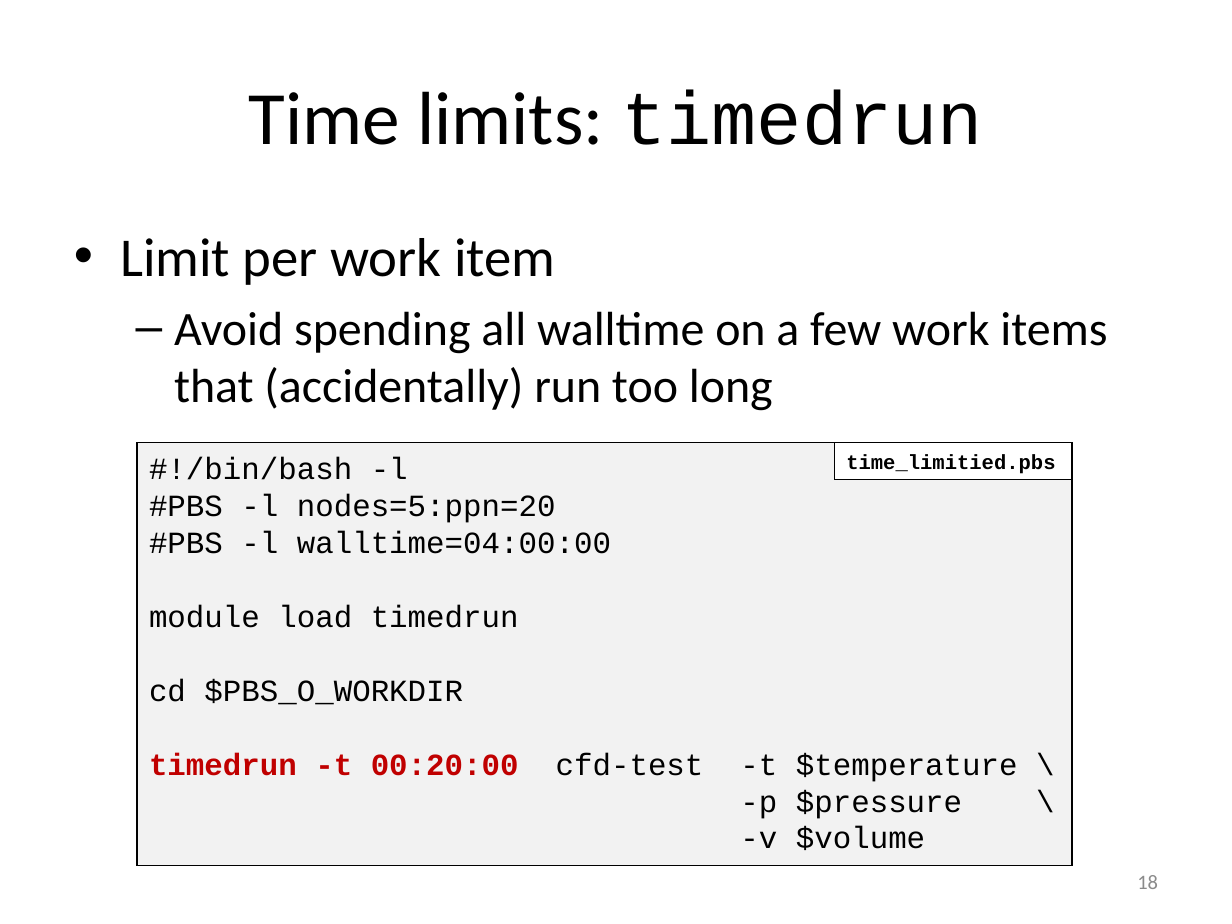
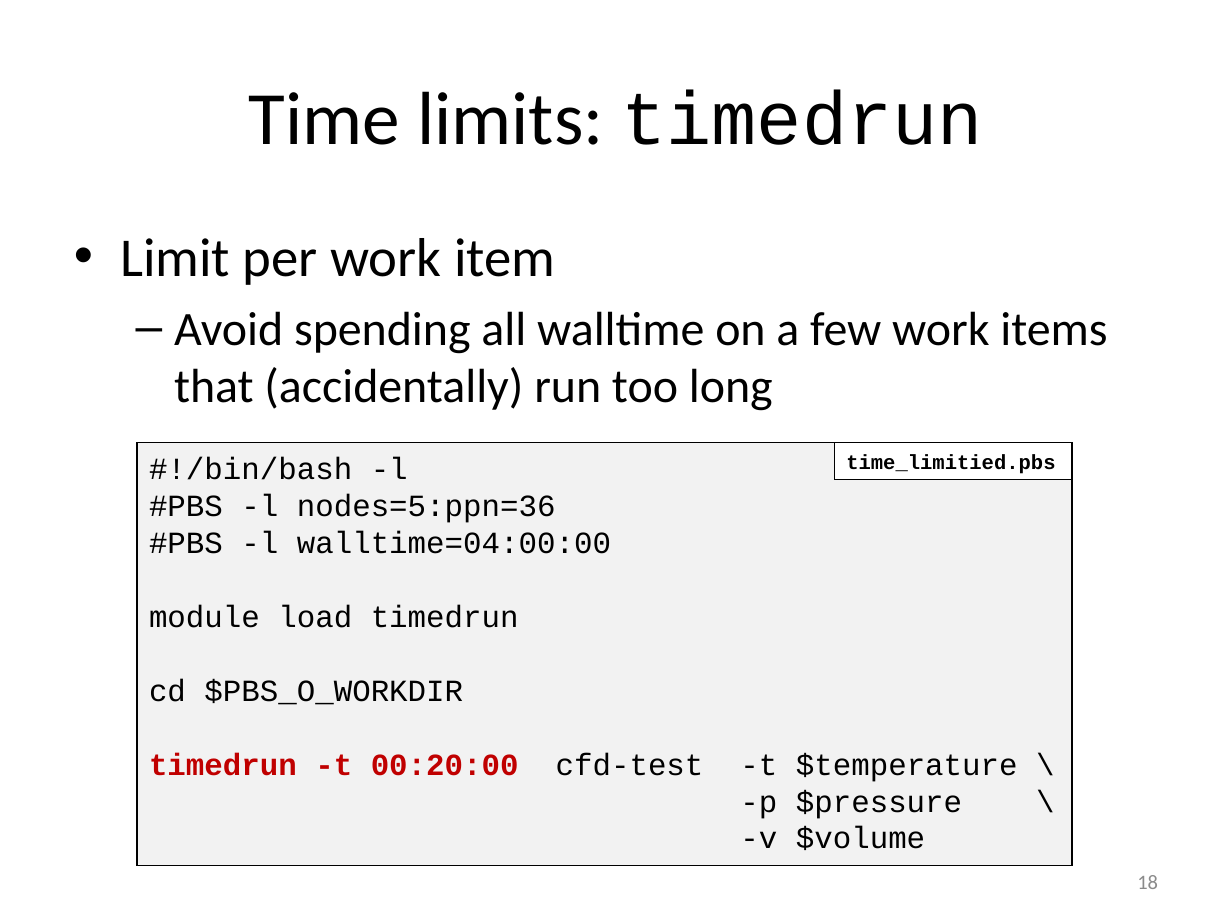
Before and after one commit to gjbex/worker-and-atools, a slide deck: slide 18 of worker_atools.pptx. Drawn at 1232x924 pixels with LibreOffice and Linux fonts; fonts in the diff are those of the drawing. Boxes give left, top, right and bottom in pixels: in the first picture for what was removed or moved away, otherwise in the second. Text is boxed around its words. In the diff, an @@ line names an element or a change of style, - is before the commit and + after.

```diff
--- a/worker_atools.pptx
+++ b/worker_atools.pptx
@@ text in rectangle at box(149, 457, 611, 554): text changed @@
-#!/bin/bash -l
-#PBS -l nodes=5:ppn=20
-#PBS -l walltime=04:00:00
+#!/bin/bash -l
+#PBS -l nodes=5:ppn=36
+#PBS -l walltime=04:00:00
```
Also in this commit, not shown: 9 other slides changed.
